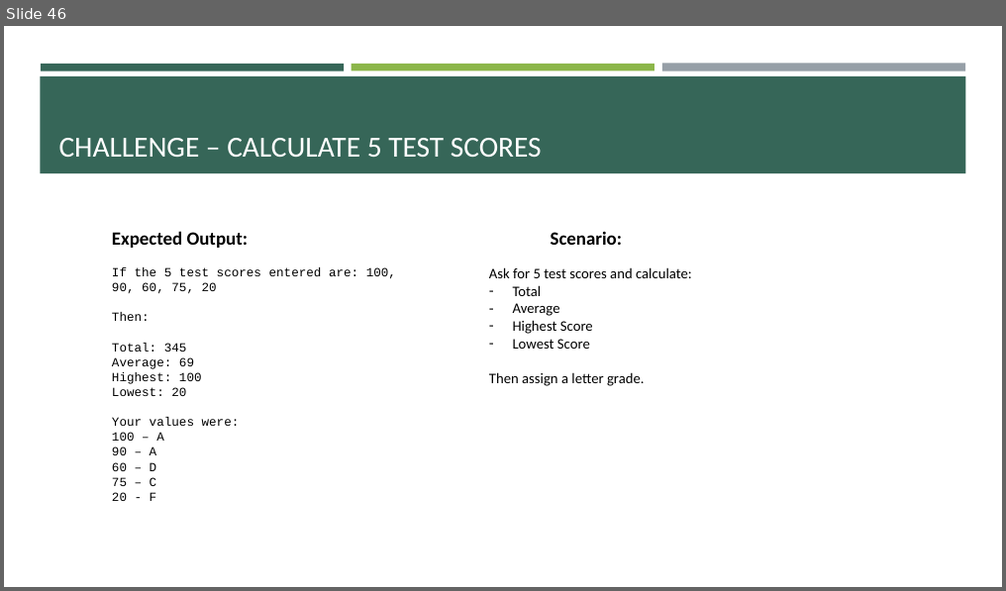
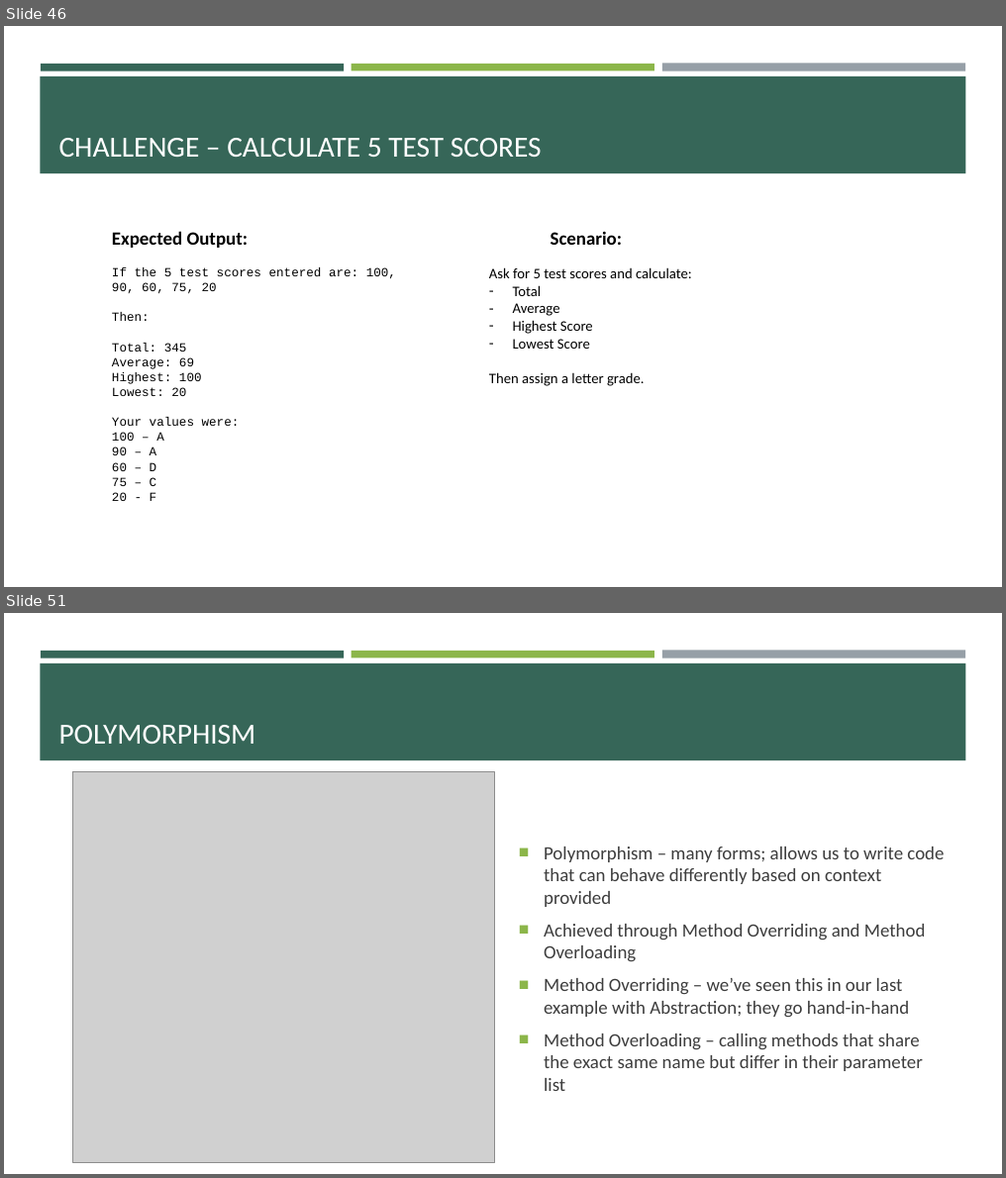
Before and after one commit to e-m-wilson/java-fs, a slide deck: Week_2/Core_Java.pptx. Shown one above the other, each under a label of ours: slide 46 before the commit, slides 46 and 51 after it; the slides between them are not shown. The pictures are 1006x591 and 1006x1178 pixels, drawn with LibreOffice and Linux fonts; fonts in the diff are those of the drawing; grey boxes stand for pictures. Boxes give left, top, right and bottom in pixels: in the first picture for what was removed or moved away, otherwise in the second. Text is boxed around its words. In the diff, an @@ line names an element or a change of style, - is before the commit and + after.

```diff
--- a/Week_2/Core_Java.pptx
+++ b/Week_2/Core_Java.pptx
@@ slide 51 added at (4, 613, 1002, 1174), background #FFFFFF; not listed: 4 template elements that a slide beside it also shows @@
@@ title added at (59, 725, 256, 744), 28 pt, text #FFFFFF @@
+POLYMORPHISM
@@ picture added at (72, 771, 494, 1162) @@
@@ text added at (544, 847, 944, 1091), 18 pt, text #3D3D3D @@
+■ Polymorphism – many forms; allows us to write code that can behave differently based on context provided
+■ Achieved through Method Overriding and Method Overloading
+■ Method Overriding – we’ve seen this in our last example with Abstraction; they go hand-in-hand
+■ Method Overloading – calling methods that share the exact same name but differ in their parameter list
```
Also in this commit, not shown: 1 slide changed, 20 other slides added, 6 other files.
